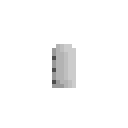
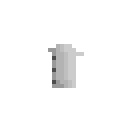
Layered file, before and after one edit (128×128). Changes by layer:
added layer "shirt_set_blank_side_point_frame1" above "shirt_set_blank_side_point_frame0" over [48,48,84,56]
